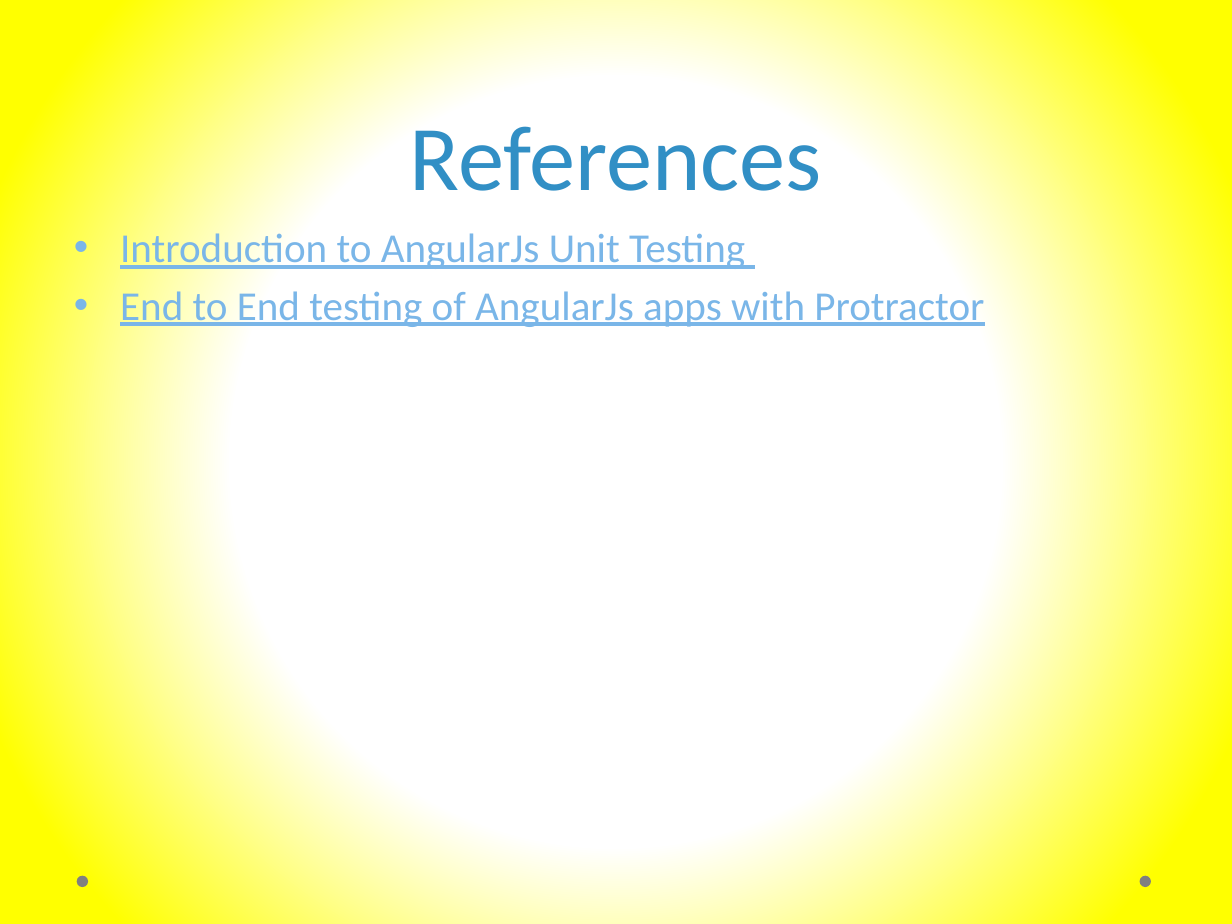
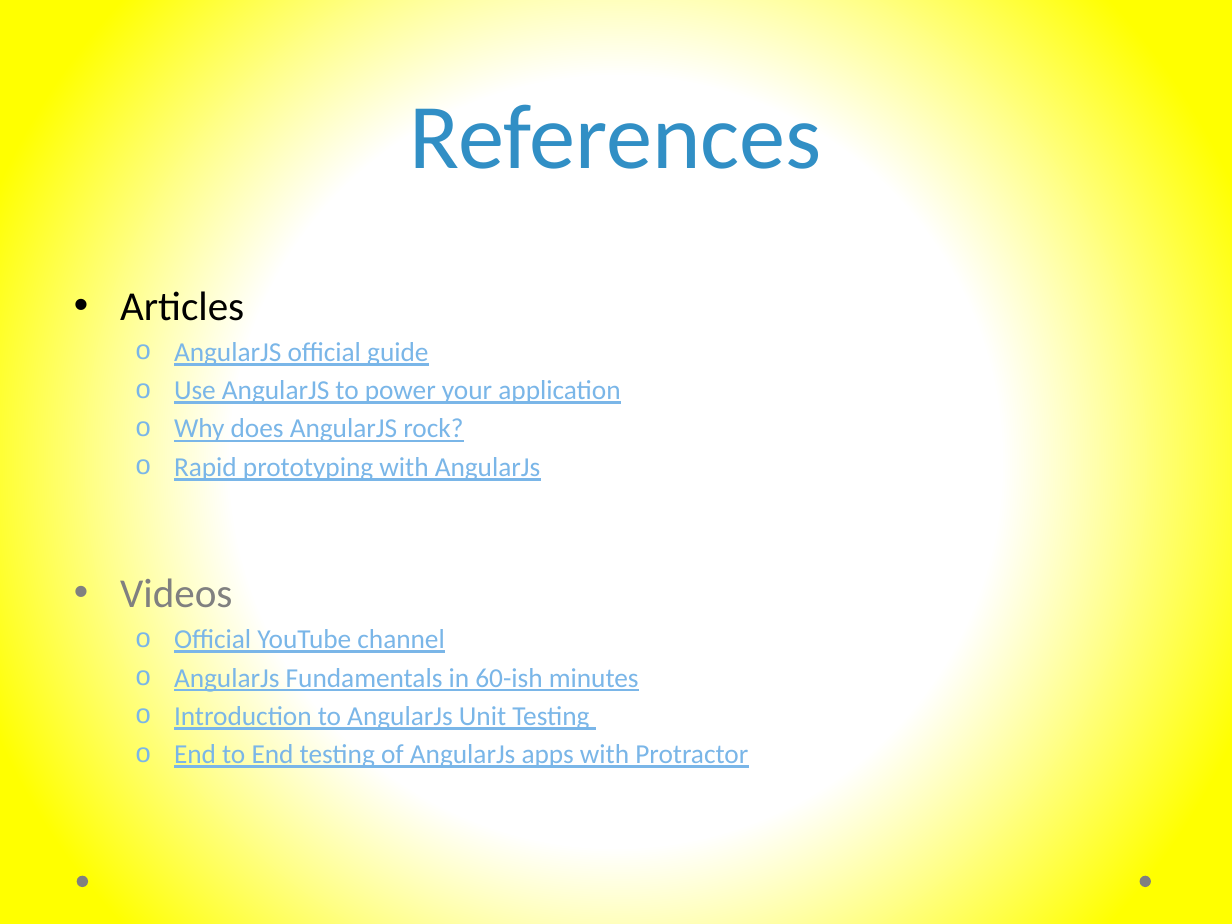
Before and after one commit to murtazahaveliwala/technext-angularjs-demo, a slide deck: slide 25 of Introduction to AngularJs.pptx. Drawn at 1232x924 pixels with LibreOffice and Linux fonts; fonts in the diff are those of the drawing. Boxes give left, top, right and bottom in pixels: in the first picture for what was removed or moved away, otherwise in the second. Text is boxed around its words. In the diff, an @@ line names an element or a change of style, - is before the commit and + after.

```diff
--- a/Introduction to AngularJs.pptx
+++ b/Introduction to AngularJs.pptx
@@ title "References" moved from (x1=410, y1=126, x2=822, y2=191) to (x1=410, y1=104, x2=822, y2=169) @@
@@ text at (x1=120, y1=286, x2=639, y2=693): paragraphs added @@
+• Articles
+  o AngularJS official guide
+  o Use AngularJS to power your application
+  o Why does AngularJS rock?
+  o Rapid prototyping with AngularJs
+• Videos
+  o Official YouTube channel
+  o AngularJs Fundamentals in 60-ish minutes
@@ text at (x1=174, y1=702, x2=748, y2=768): size 24 to 16 pt in "Introduction to AngularJs Unit Testing", "End to End testing of AngularJs apps ..."; bullet • to o; list level 1 to 2 in "Introduction to AngularJs Unit Testing"; list level 1 to 2 in "End to End testing of ..." @@
```
Also in this commit, not shown: 16 other slides changed.
